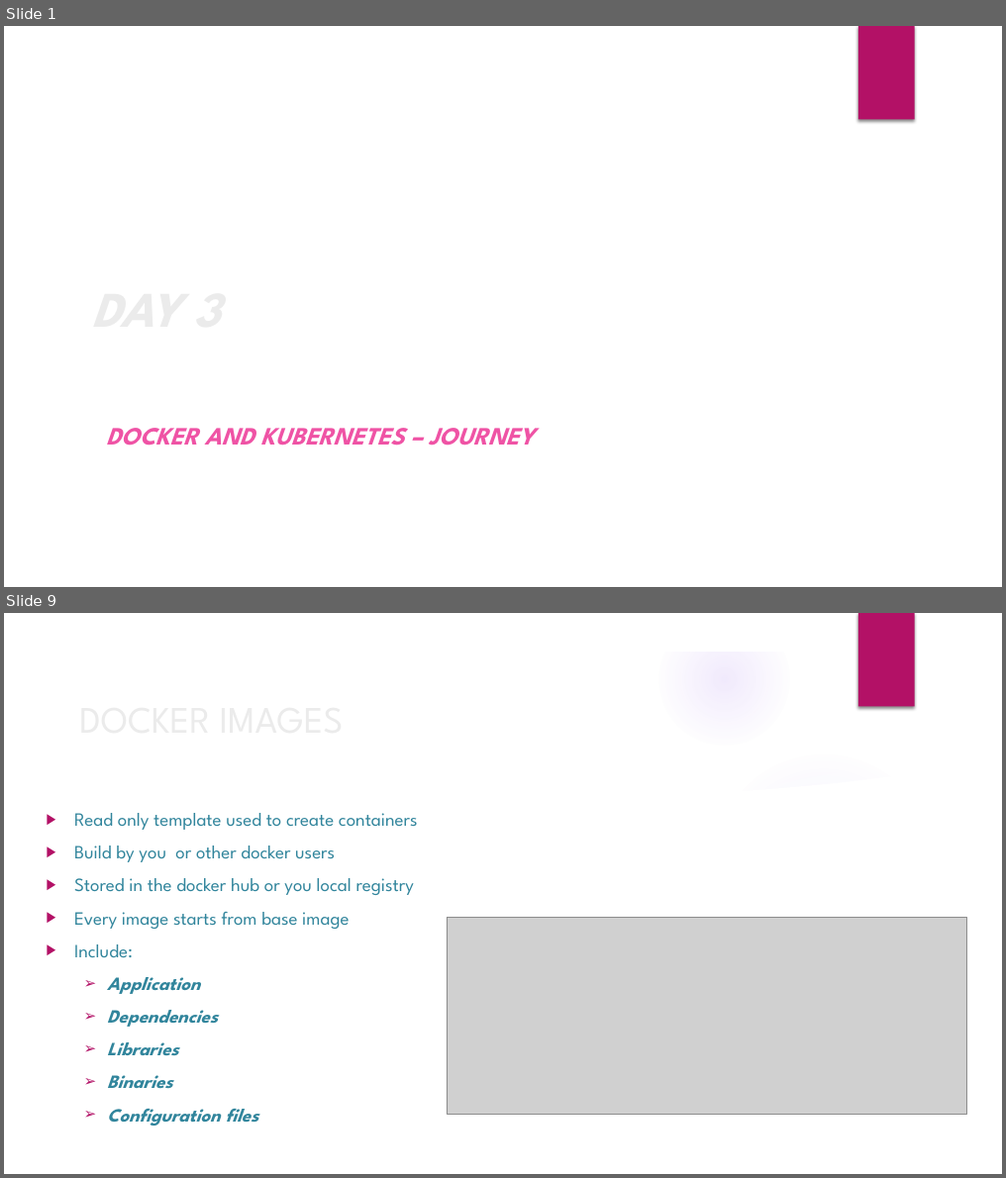
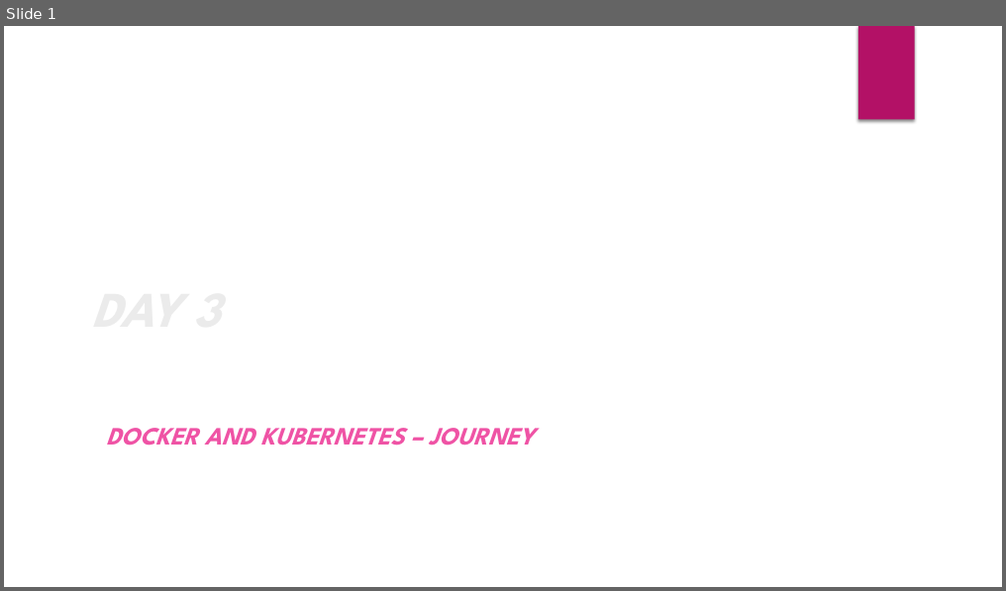
Before and after one commit to deepkumartraining/docker-k8s-April23, a slide deck: Day3/DockerAndKubernetes_Training-day3.pptx. Shown one above the other, each under a label of ours: slides 1 and 9 before the commit, slide 1 after it; the slides between them are not shown. The pictures are 1006x1178 and 1006x591 pixels, drawn with LibreOffice and Linux fonts; fonts in the diff are those of the drawing; grey boxes stand for pictures; background and template pictures are left out. Boxes give left, top, right and bottom in pixels: in the first picture for what was removed or moved away, otherwise in the second. Text is boxed around its words. In the diff, an @@ line names an element or a change of style, - is before the commit and + after.

```diff
--- a/Day3/DockerAndKubernetes_Training-day3.pptx
+++ b/Day3/DockerAndKubernetes_Training-day3.pptx
@@ slide 9 removed at (4,613,1002,1174), background picture (left out); not listed: 1 template element that a slide beside it also shows @@
@@ group removed at (4,613,1002,1174): 5 ellipses, 3 freeform shapes @@
@@ text removed at (74,813,418,1126) @@
-▶ Read only template used to create containers
-▶ Build by you or other docker users
-▶ Stored in the docker hub or you local registry
-▶ Every image starts from base image
-▶ Include:
-  ➢ Application
-  ➢ Dependencies
-  ➢ Libraries
-  ➢ Binaries
-  ➢ Configuration files
@@ title removed at (241,846,290,860) @@
-DOCKER IMAGES
@@ picture removed at (447,918,967,1115) @@
```
Also in this commit, not shown: 2 slides changed, 11 other slides removed, 3 other files.
